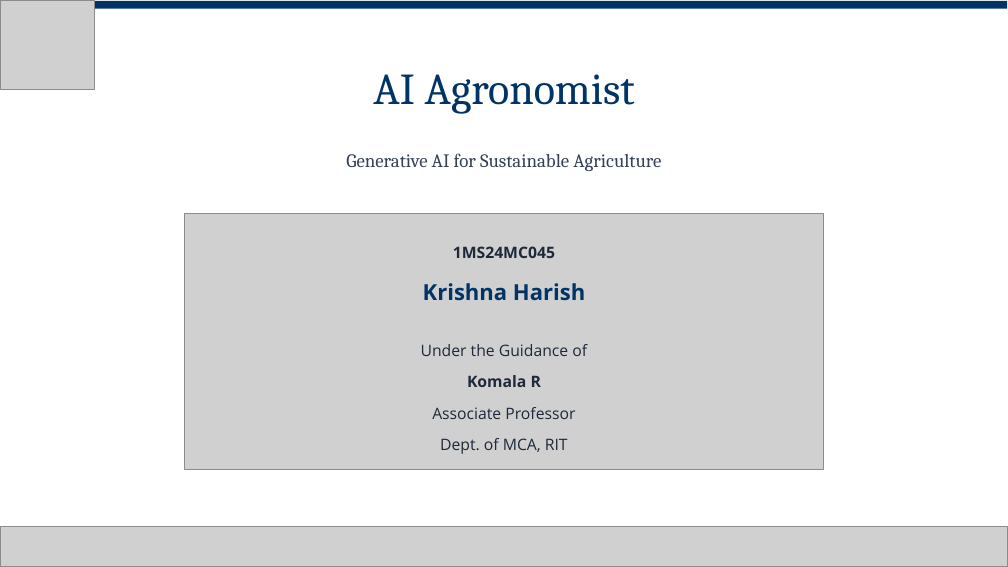
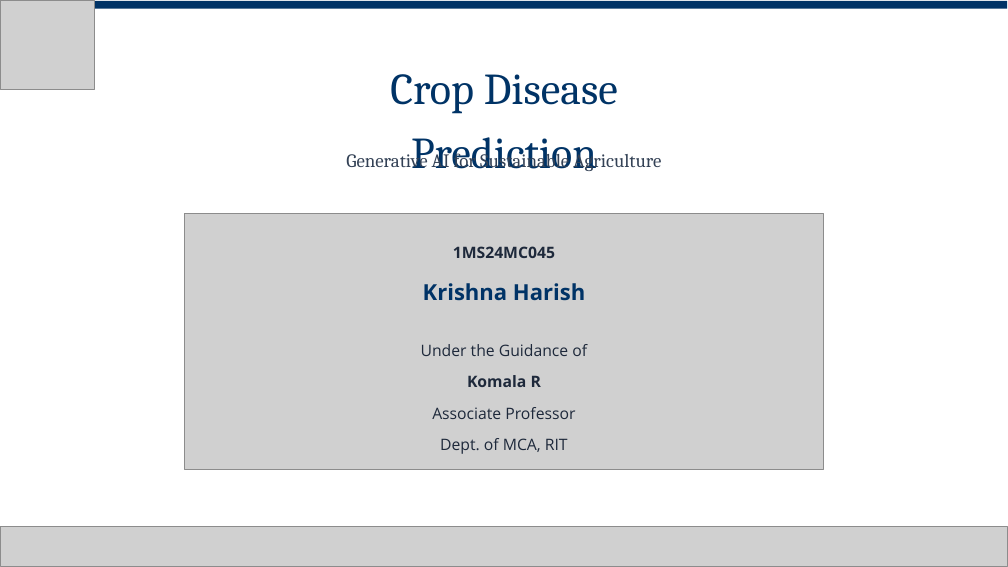
Before and after one commit to KrishnaHarish/RIT-MCA-3sem-2026, a slide deck: slide 1 of AI Agronomist - Phase I Final.pptx. Drawn at 1008x567 pixels with LibreOffice and Linux fonts; fonts in the diff are those of the drawing; grey boxes stand for pictures. Boxes give left, top, right and bottom in pixels: in the first picture for what was removed or moved away, otherwise in the second. Text is boxed around its words. In the diff, an @@ line names an element or a change of style, - is before the commit and + after.

```diff
--- a/AI Agronomist - Phase I Final.pptx
+++ b/AI Agronomist - Phase I Final.pptx
@@ text at (x1=390, y1=74, x2=618, y2=171): text changed @@
-AI Agronomist
+Crop Disease Prediction
```
